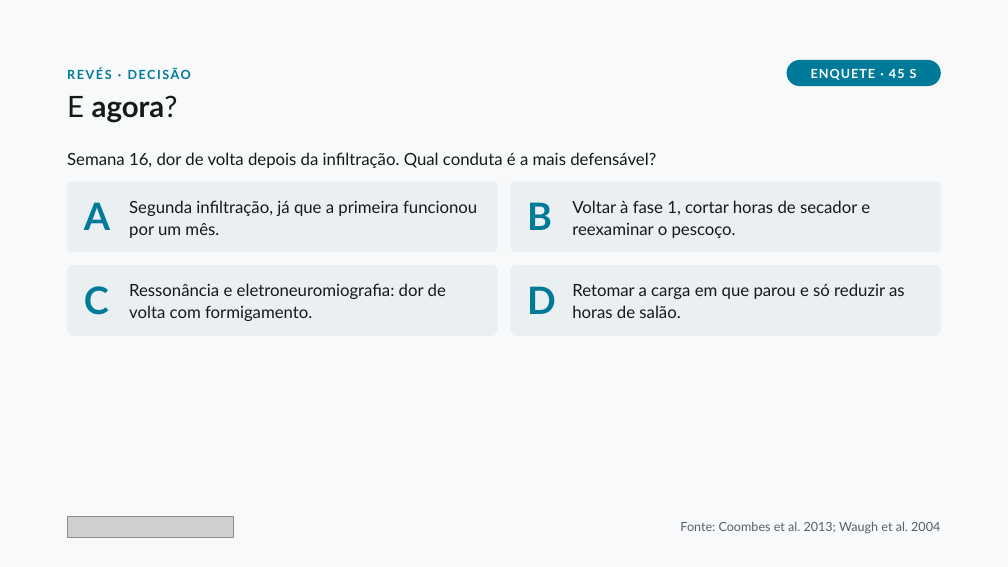
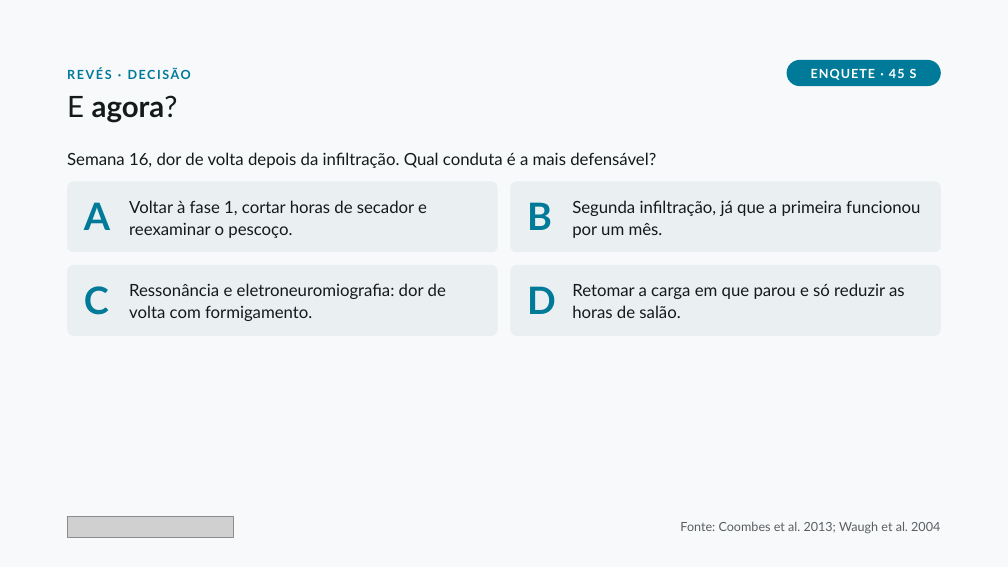
Before and after one commit to dossantosdanieel/illic, a slide deck: slide 37 of aulas/2026-11-cotovelo-lateral-2-reabilitacao/04_aula/cotovelo-lateral-2-reabilitacao.pptx. Drawn at 1008x567 pixels with LibreOffice and Linux fonts; fonts in the diff are those of the drawing; grey boxes stand for pictures. Boxes give left, top, right and bottom in pixels: in the first picture for what was removed or moved away, otherwise in the second. Text is boxed around its words. In the diff, an @@ line names an element or a change of style, - is before the commit and + after.

```diff
--- a/aulas/2026-11-cotovelo-lateral-2-reabilitacao/04_aula/cotovelo-lateral-2-reabilitacao.pptx
+++ b/aulas/2026-11-cotovelo-lateral-2-reabilitacao/04_aula/cotovelo-lateral-2-reabilitacao.pptx
@@ text at [129, 200, 427, 238]: text changed @@
-Segunda infiltração, já que a primeira funcionou por um mês.
+Voltar à fase 1, cortar horas de secador e reexaminar o pescoço.
@@ text at [572, 200, 920, 238]: text changed @@
-Voltar à fase 1, cortar horas de secador e reexaminar o pescoço.
+Segunda infiltração, já que a primeira funcionou por um mês.
```
Also in this commit, not shown: 8 other slides changed, 21 other files.
